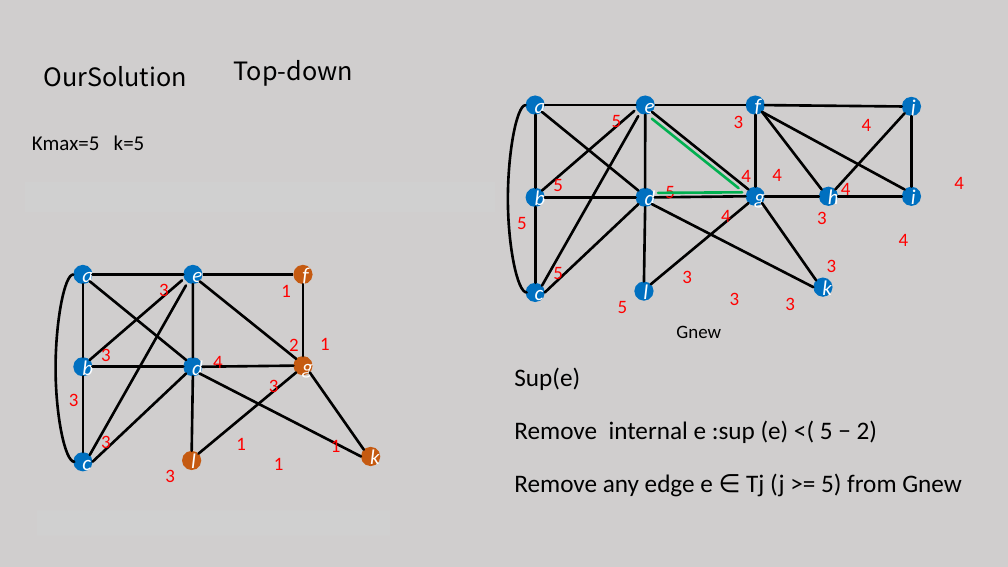
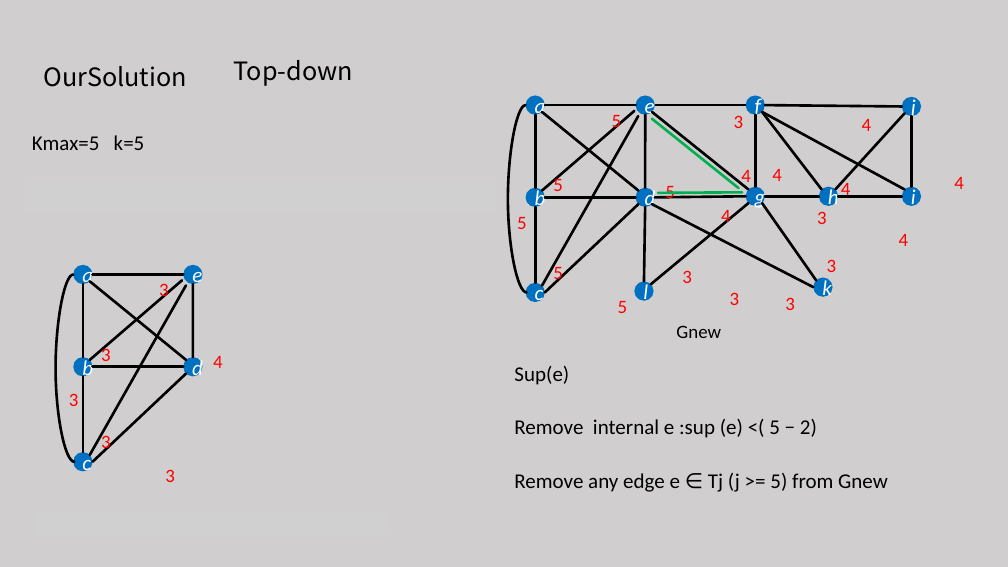
Before and after one commit to tianzhuwei/PPT, a slide deck: slide 20 of 魏天柱--Truss decomposition in massive networks .pptx (slide 21 before the commit). Drawn at 1008x567 pixels with LibreOffice and Linux fonts; fonts in the diff are those of the drawing; grey boxes stand for pictures. Boxes give left, top, right and bottom in pixels: in the first picture for what was removed or moved away, otherwise in the second. Text is boxed around its words. In the diff, an @@ line names an element or a change of style, - is before the commit and + after.

```diff
--- a/魏天柱--Truss decomposition in massive networks .pptx
+++ b/魏天柱--Truss decomposition in massive networks .pptx
@@ line removed from (296, 359) to (200, 281) @@
@@ line removed from (293, 274) to (203, 274) @@
@@ group removed at (236,285,341,470): 7 texts @@
-1
-1
-1
-3
-2
-1
-1
@@ line removed from (303, 356) to (303, 284) @@
@@ line removed from (192, 451) to (193, 377) @@
@@ line removed from (199, 454) to (296, 373) @@
@@ line removed from (361, 457) to (200, 374) @@
@@ line removed from (293, 366) to (203, 367) @@
@@ line removed from (364, 450) to (310, 373) @@
@@ group removed at (182,265,381,470): 4 ellipses @@
-l
-f
-g
-k
@@ size 24 to 20 pt in 3 elements at (514,419,817,438), (514,366,569,385), (514,473,888,492) @@
```
Also in this commit, not shown: 11 other slides changed, 1 slide added, 1 slide removed.
